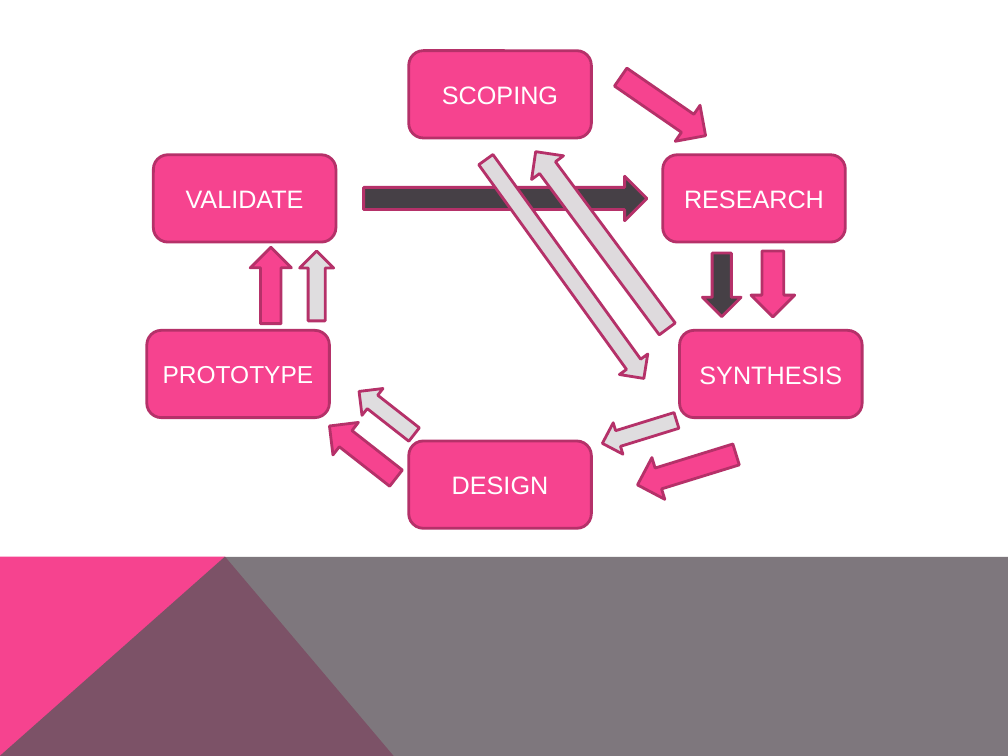
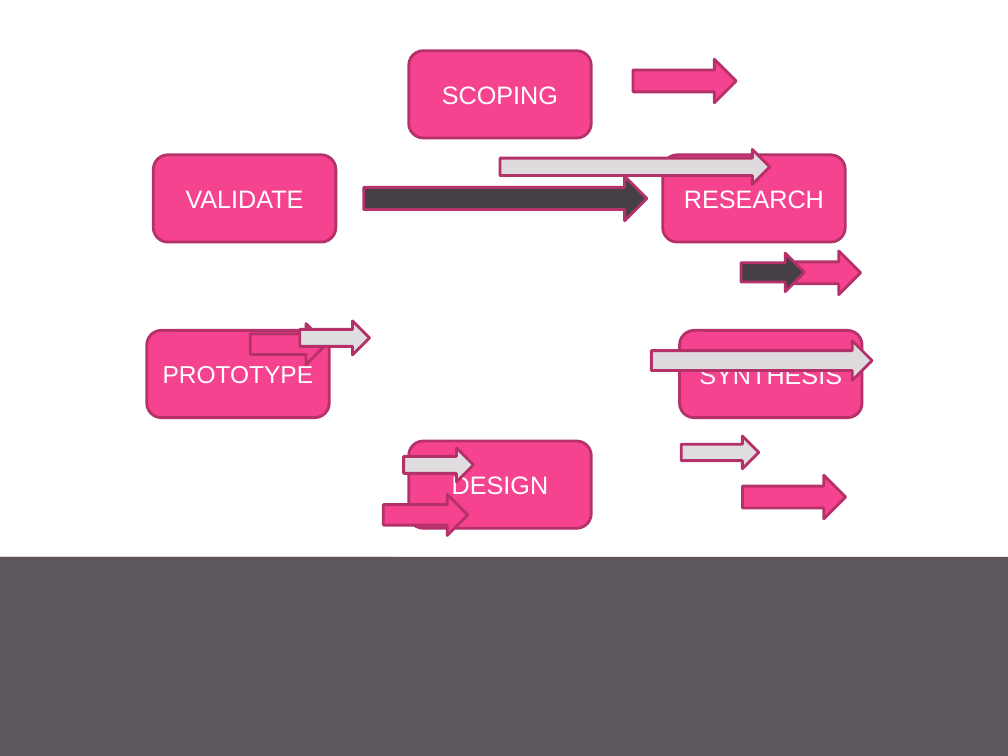
Before and after one commit to simonkrenger/ch.bfh.bti7081.s2013.pink, a slide deck: slide 17 of Project Pink/doc/task03/DesignThinkingProcess_v1.pptx. Drawn at 1008x756 pixels with LibreOffice and Linux fonts; fonts in the diff are those of the drawing. Boxes give left, top, right and bottom in pixels: in the first picture for what was removed or moved away, otherwise in the second. Text is boxed around its words. In the diff, an @@ line names an element or a change of style, - is before the commit and + after.

```diff
--- a/Project Pink/doc/task03/DesignThinkingProcess_v1.pptx
+++ b/Project Pink/doc/task03/DesignThinkingProcess_v1.pptx
@@ right arrow at bbox=[633, 59, 736, 103]: outline #B6326A 2 pt to #B53169 2.01 pt; proportions changed; rotation 34 to 0 degrees @@
@@ right arrow added at bbox=[500, 149, 770, 184], fill #DEDADD, outline #B53169 2.01 pt @@
@@ right arrow removed at bbox=[520, 140, 683, 341] @@
@@ outline #B6326A 2 pt to #B53169 2.01 pt; proportions changed in 5 elements at bbox=[662, 155, 845, 243], bbox=[679, 331, 862, 418], bbox=[409, 442, 592, 529], bbox=[147, 331, 330, 418], bbox=[364, 176, 647, 221] @@
@@ right arrow removed at bbox=[471, 150, 658, 390] @@
@@ right arrow removed at bbox=[250, 247, 292, 324] @@
@@ right arrow removed at bbox=[300, 251, 334, 321] @@
@@ right arrow removed at bbox=[703, 253, 741, 316] @@
@@ right arrow at bbox=[741, 253, 804, 291]: fill #F6438F to #464046; outline #B6326A 2 pt to #B53169 2.01 pt; proportions changed; rotation 90 to 0 degrees @@
@@ right arrow added at bbox=[794, 251, 860, 294], fill #F6438F, outline #B53169 2.01 pt @@
@@ right arrow added at bbox=[250, 324, 327, 365], fill #F6438F, outline #B53169 2.01 pt @@
@@ right arrow added at bbox=[299, 321, 369, 355], fill #DFDDDF, outline #B53169 2.01 pt @@
@@ right arrow added at bbox=[651, 341, 872, 380], fill #DEDADD, outline #B53169 2.01 pt @@
@@ right arrow removed at bbox=[349, 378, 425, 448] @@
@@ right arrow removed at bbox=[317, 410, 409, 494] @@
@@ right arrow removed at bbox=[598, 405, 682, 459] @@
@@ right arrow added at bbox=[403, 448, 473, 482], fill #DFDDDF, outline #B53169 2.01 pt @@
@@ right arrow at bbox=[681, 436, 759, 470]: fill #F6438F to #DFDDDF; outline #B6326A 2 pt to #B53169 2.01 pt; proportions changed; rotation 162 to 0 degrees @@
@@ right arrow added at bbox=[743, 475, 846, 518], fill #F6438F, outline #B53169 2.01 pt @@
@@ right arrow added at bbox=[383, 494, 468, 535], fill #F6438F, outline #B53169 2.01 pt @@
@@ freeform shape removed at bbox=[0, 556, 394, 756] @@
@@ freeform shape removed at bbox=[0, 556, 1008, 756] @@
@@ rectangle added at bbox=[0, 556, 394, 756], fill #F6438F @@
@@ rectangle added at bbox=[0, 556, 1008, 756], fill #5E565D @@
```
Also in this commit, not shown: 16 other slides changed.
